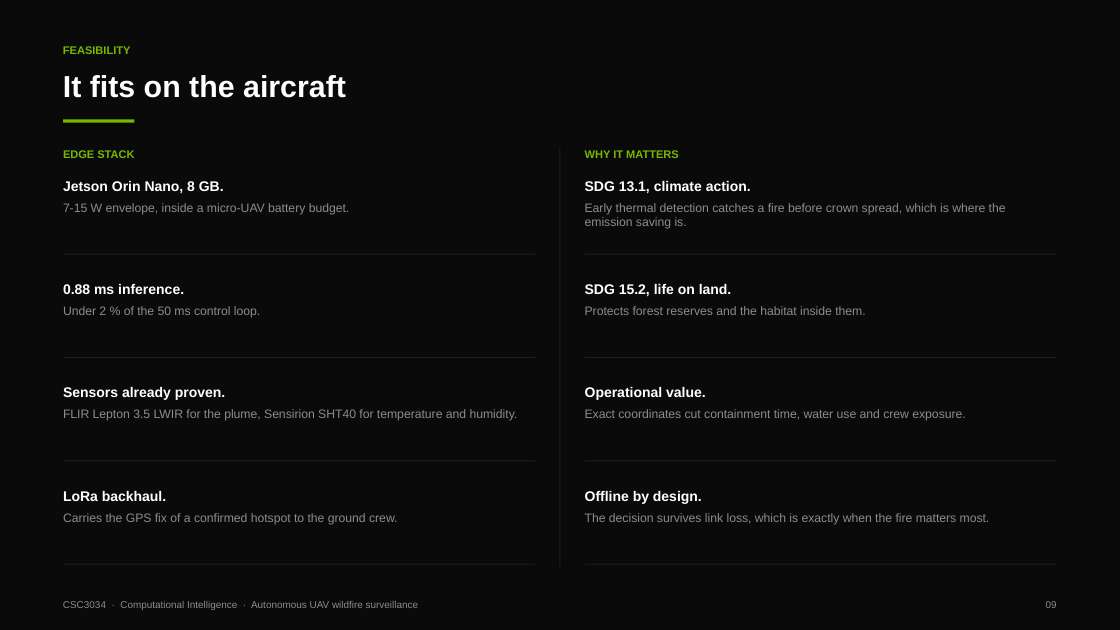
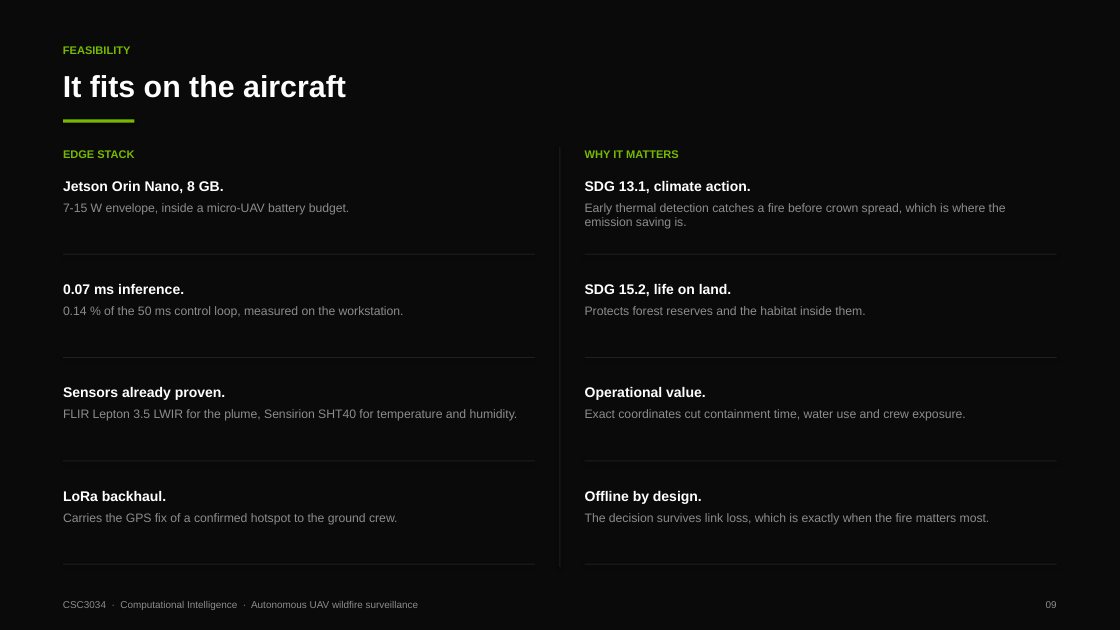
Before and after one commit to 123haiku/csc3034-fuzzy-wildfire-sim, a slide deck: slide 9 of docs/presentation/CSC3034_Presentation_Slides.pptx. Drawn at 1120x630 pixels with LibreOffice and Linux fonts; fonts in the diff are those of the drawing. Boxes give left, top, right and bottom in pixels: in the first picture for what was removed or moved away, otherwise in the second. Text is boxed around its words. In the diff, an @@ line names an element or a change of style, - is before the commit and + after.

```diff
--- a/docs/presentation/CSC3034_Presentation_Slides.pptx
+++ b/docs/presentation/CSC3034_Presentation_Slides.pptx
@@ text at <box>63,284,184,294</box>: text changed @@
-0.88 ms inference.
+0.07 ms inference.
@@ text at <box>63,306,404,318</box>: text changed @@
-Under 2 % of the 50 ms control loop.
+0.14 % of the 50 ms control loop, measured on the workstation.
```
Also in this commit, not shown: 5 other slides changed, 8 other files.
